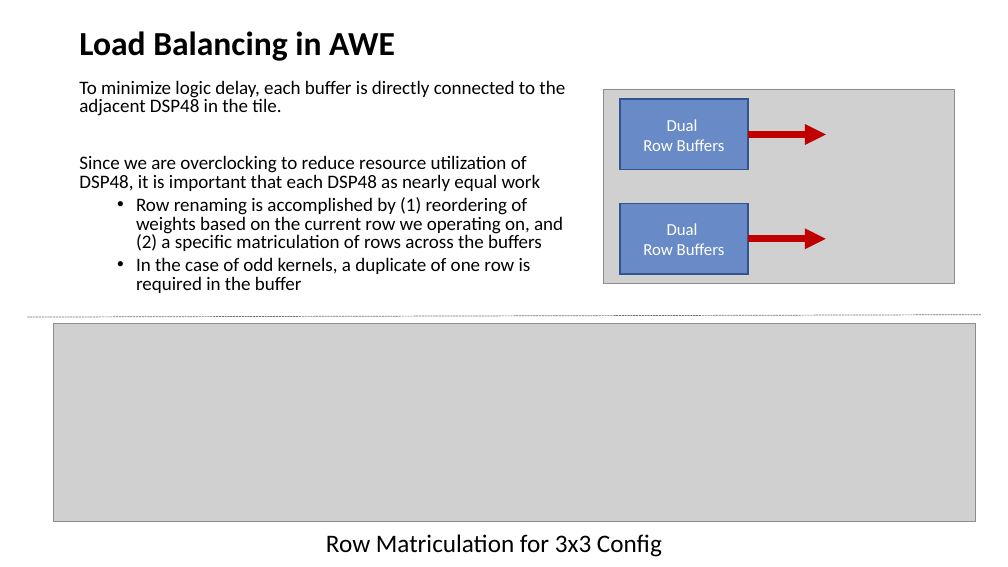
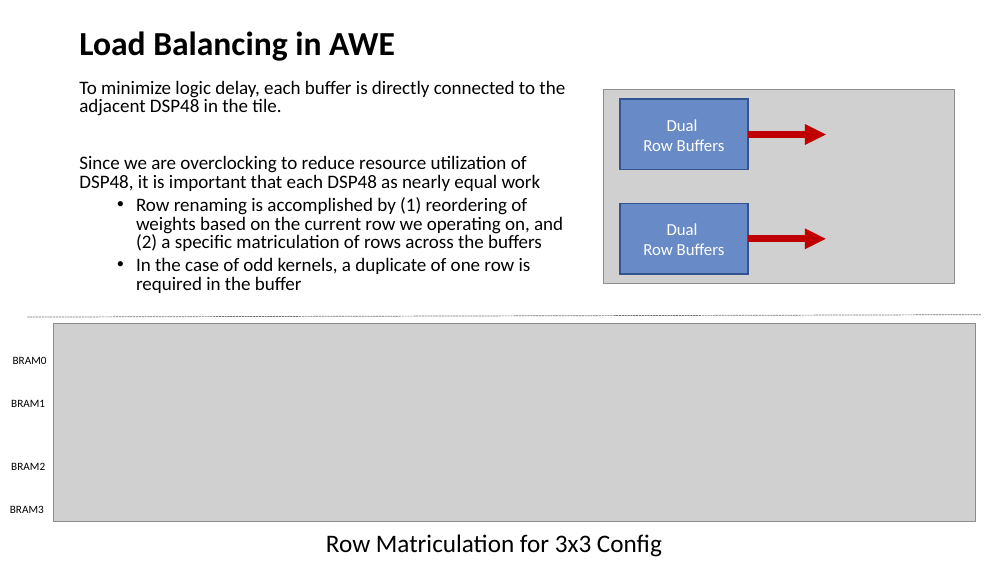
Before and after one commit to ikejokafor/ExpressNet, a slide deck: slide 11 of hardware/doc/CNN Accelerator Implementation Plan.pptx. Drawn at 1008x567 pixels with LibreOffice and Linux fonts; fonts in the diff are those of the drawing; grey boxes stand for pictures. Boxes give left, top, right and bottom in pixels: in the first picture for what was removed or moved away, otherwise in the second. Text is boxed around its words. In the diff, an @@ line names an element or a change of style, - is before the commit and + after.

```diff
--- a/hardware/doc/CNN Accelerator Implementation Plan.pptx
+++ b/hardware/doc/CNN Accelerator Implementation Plan.pptx
@@ text added at (13,356,47,364), 8 pt, text #000000 @@
+BRAM0
@@ text added at (11,399,45,407), 8 pt, text #000000 @@
+BRAM1
@@ text added at (11,462,45,470), 8 pt, text #000000 @@
+BRAM2
@@ text added at (10,505,44,513), 8 pt, text #000000 @@
+BRAM3
```
Also in this commit, not shown: 1 other slide changed, 34 other files.
